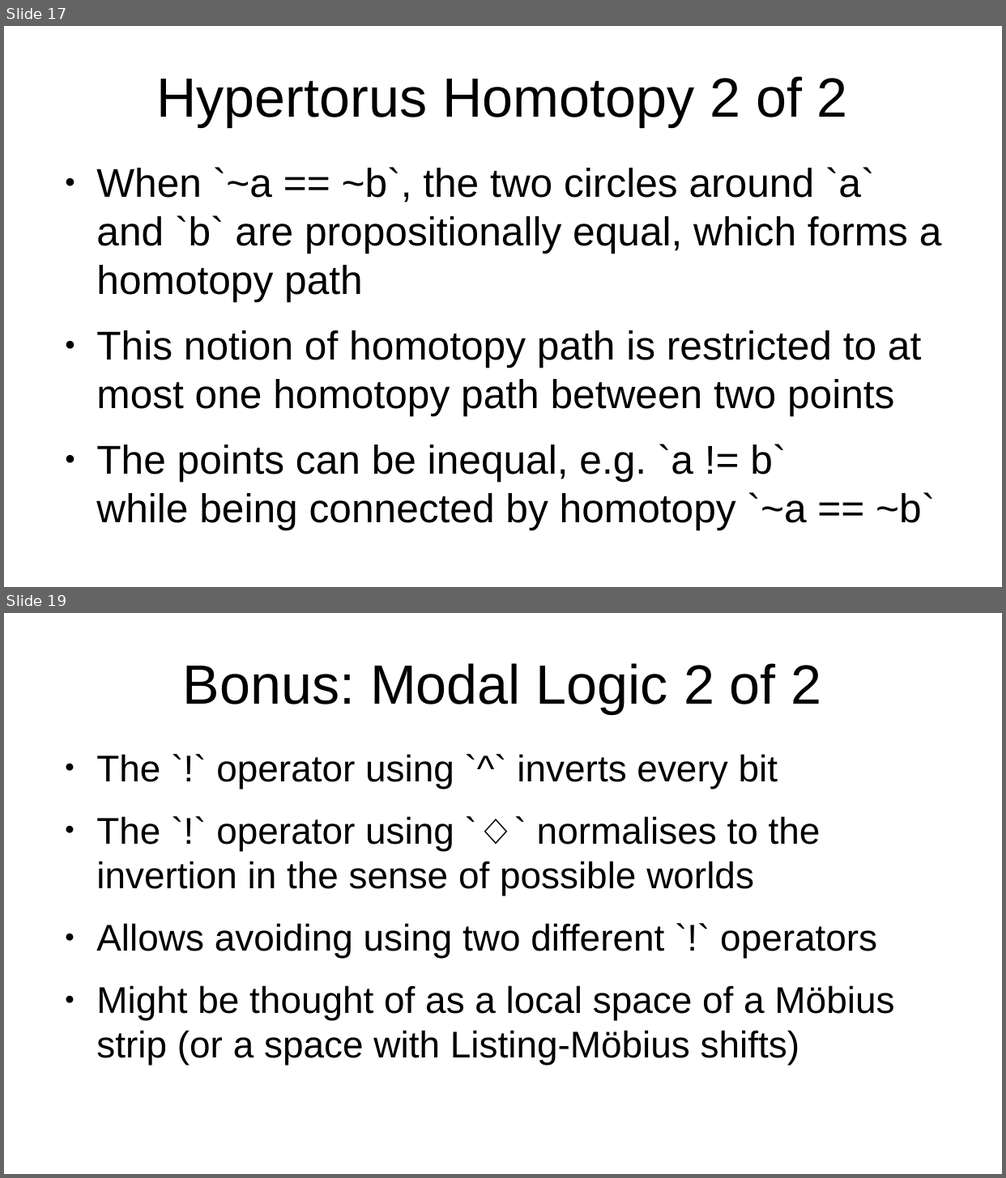
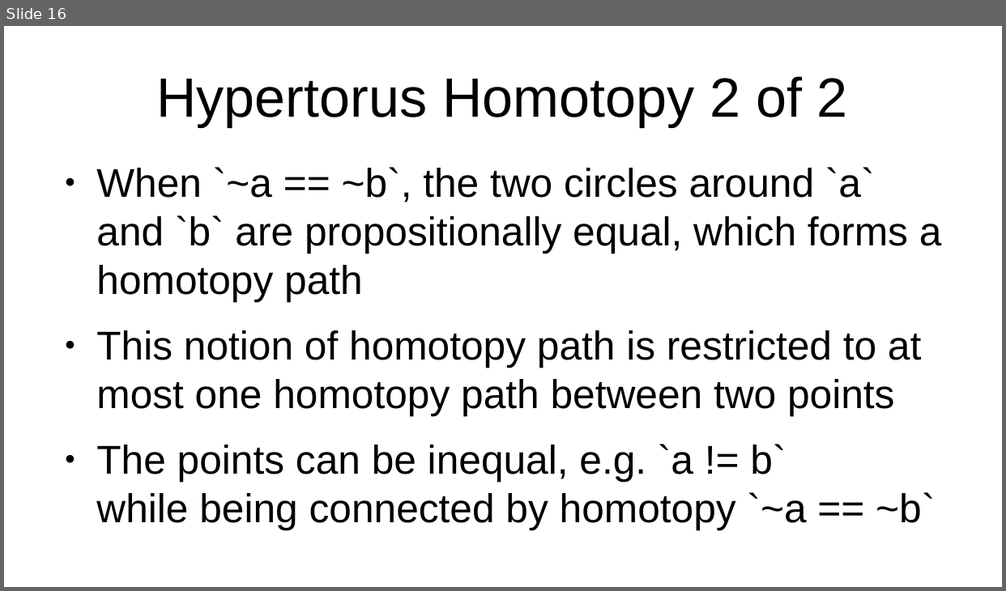
Before and after one commit to advancedresearch/path_semantics, a slide deck: papers-wip2/introduction-to-psq.odp. Shown one above the other, each under a label of ours: slides 17 and 19 before the commit, slide 16 after it; the slides between them are not shown. The pictures are 1006x1178 and 1006x591 pixels, drawn with LibreOffice and Linux fonts; fonts in the diff are those of the drawing. Boxes give left, top, right and bottom in pixels: in the first picture for what was removed or moved away, otherwise in the second. Text is boxed around its words. In the diff, an @@ line names an element or a change of style, - is before the commit and + after.

```diff
--- a/papers-wip2/introduction-to-psq.odp
+++ b/papers-wip2/introduction-to-psq.odp
@@ slide 19 removed at [4,613,1002,1174], background #FFFFFF @@
@@ title removed at [183,663,822,714] @@
-Bonus: Modal Logic 2 of 2
@@ text removed at [96,754,894,1065] @@
-● The `!` operator using `^` inverts every bit
-● The `!` operator using `◇` normalises to the invertion in the sense of possible worlds
-● Allows avoiding using two different `!` operators
-● Might be thought of as a local space of a Möbius strip (or a space with Listing-Möbius shifts)
@@ what was slide 17 is now slide 16 @@
```
Also in this commit, not shown: 3 slides changed, 2 other slides removed, 3 other files.
